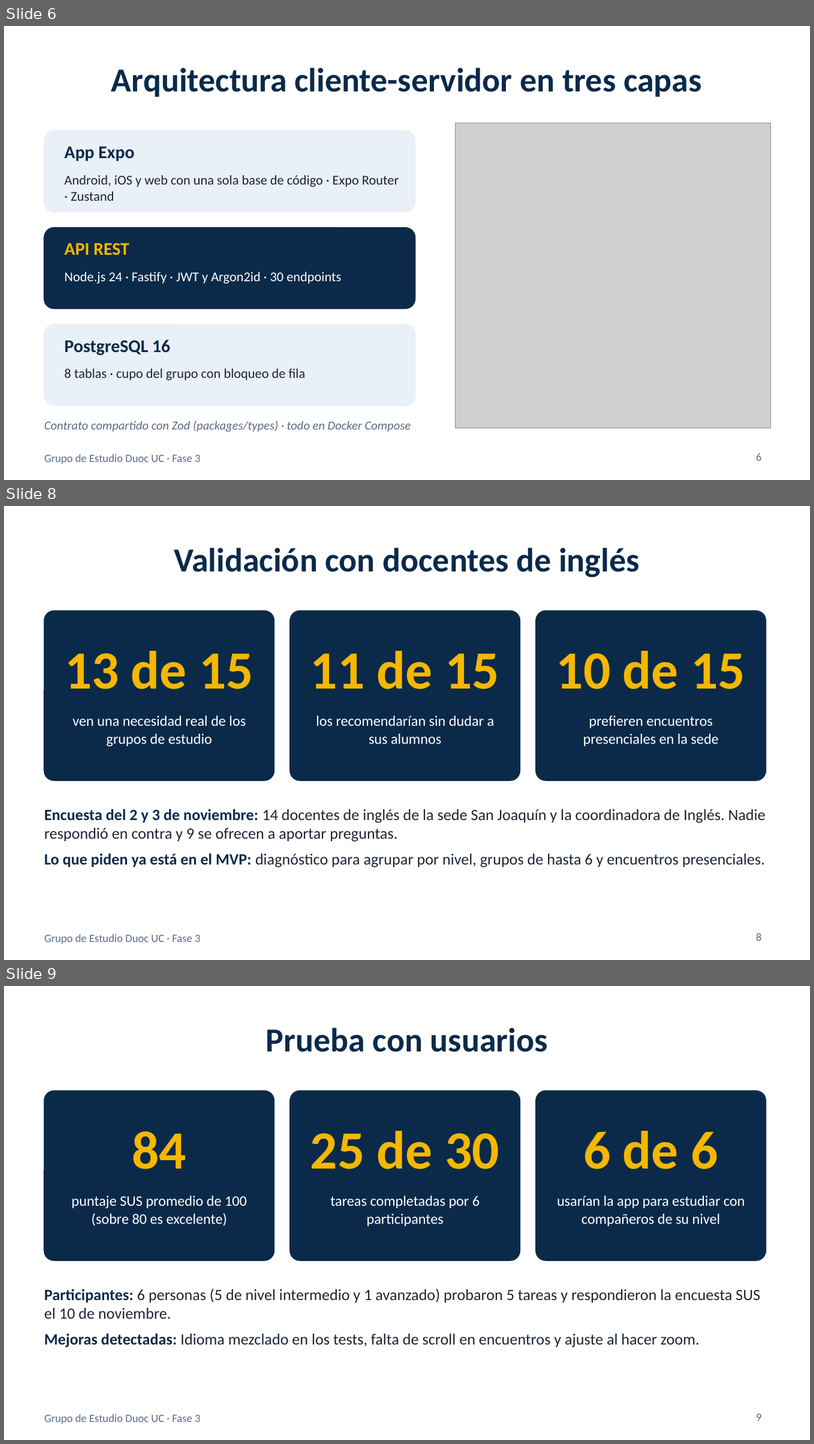
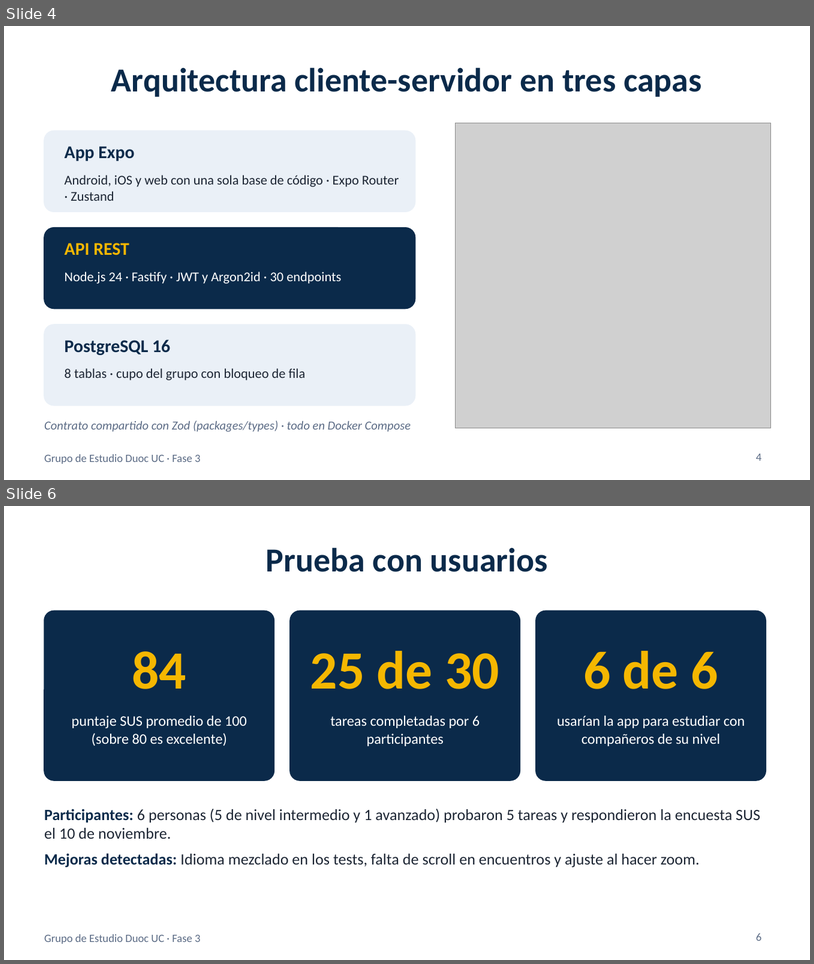
Before and after one commit to alanmartinez135/capstone, a slide deck: Fase 2/Evidencias Proyecto/Presentación Proyecto.pptx. Shown one above the other, each under a label of ours: slides 6, 8 and 9 before the commit, slides 4 and 6 after it; the slides between them are not shown. The pictures are 814x1444 and 814x964 pixels, drawn with LibreOffice and Linux fonts; fonts in the diff are those of the drawing; grey boxes stand for pictures. Boxes give left, top, right and bottom in pixels: in the first picture for what was removed or moved away, otherwise in the second. Text is boxed around its words. In the diff, an @@ line names an element or a change of style, - is before the commit and + after.

```diff
--- a/Fase 2/Evidencias Proyecto/Presentación Proyecto.pptx
+++ b/Fase 2/Evidencias Proyecto/Presentación Proyecto.pptx
@@ slide 8 removed at bbox=[4, 506, 810, 960], background #FFFFFF; not listed: 1 template element that a slide beside it also shows @@
@@ title removed at bbox=[174, 547, 639, 577] @@
-Validación con docentes de inglés
@@ rounded rectangle removed at bbox=[44, 611, 274, 780] @@
@@ rounded rectangle removed at bbox=[290, 611, 520, 780] @@
@@ rounded rectangle removed at bbox=[536, 611, 766, 780] @@
@@ text removed at bbox=[65, 651, 254, 689] @@
-13 de 15
@@ text removed at bbox=[311, 651, 500, 689] @@
-11 de 15
@@ text removed at bbox=[557, 651, 746, 689] @@
-10 de 15
@@ text removed at bbox=[72, 715, 246, 746] @@
-ven una necesidad real de los grupos de estudio
@@ text removed at bbox=[316, 715, 495, 744] @@
-los recomendarían sin dudar a sus alumnos
@@ text removed at bbox=[584, 715, 719, 746] @@
-prefieren encuentros presenciales en la sede
@@ text removed at bbox=[44, 808, 766, 867] @@
-Encuesta del 2 y 3 de noviembre: 14 docentes de inglés de la sede San Joaquín y la coordinadora de Inglés. Nadie respondió en contra y 9 se ofrecen a aportar preguntas.
-Lo que piden ya está en el MVP: diagnóstico para agrupar por nivel, grupos de hasta 6 y encuentros presenciales.
@@ page number removed at bbox=[756, 933, 762, 940] @@
-8
@@ what was slide 6 is now slide 4 @@
@@ page number at bbox=[756, 453, 762, 460]: text changed @@
-6
+4
@@ what was slide 9 is now slide 6 @@
@@ page number at bbox=[756, 933, 762, 940]: text changed @@
-9
+6
```
Also in this commit, not shown: 1 slide changed, 2 other slides removed.
